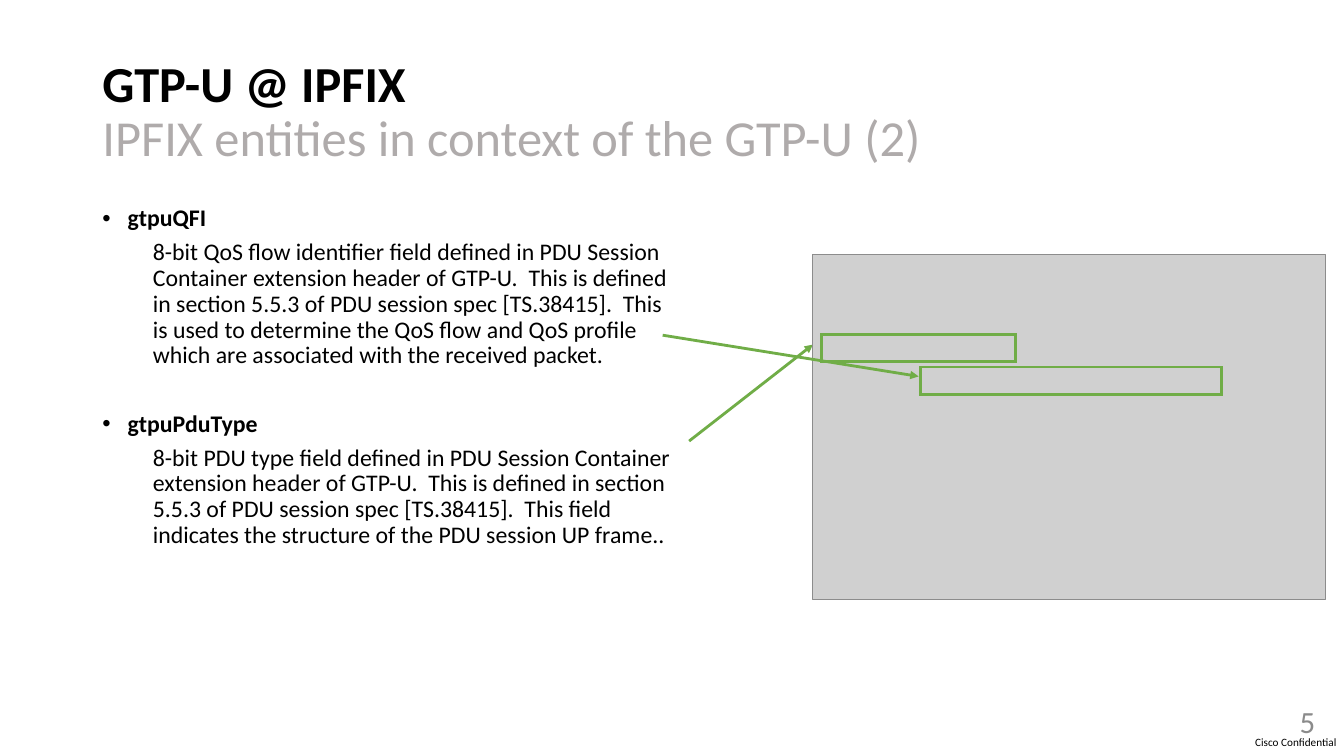
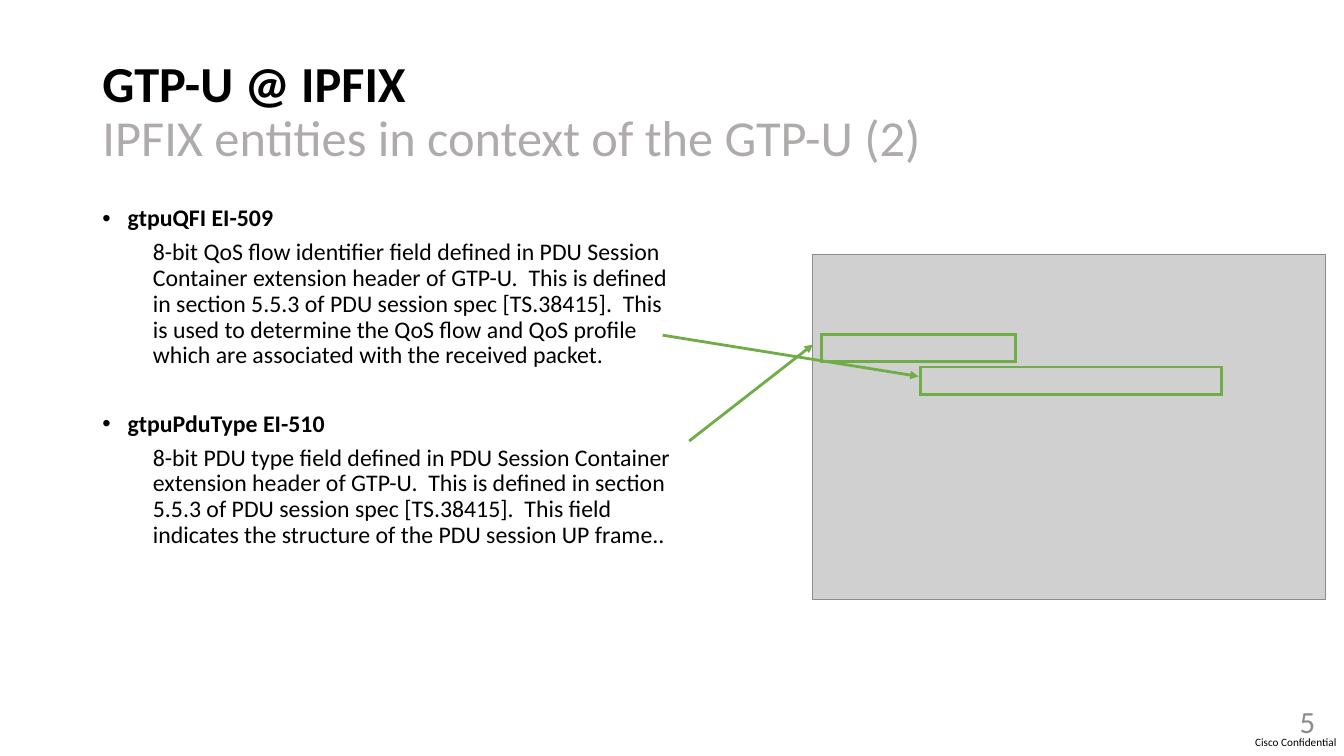
Before and after one commit to sriragop/draft-voyersriram-opsawg-ipfix-gtpu, a slide deck: slide 5 of draft-ietf-opsawg-ipfix-gtpu-00.pptx. Drawn at 1344x756 pixels with LibreOffice and Linux fonts; fonts in the diff are those of the drawing; grey boxes stand for pictures. Boxes give left, top, right and bottom in pixels: in the first picture for what was removed or moved away, otherwise in the second. Text is boxed around its words. In the diff, an @@ line names an element or a change of style, - is before the commit and + after.

```diff
--- a/draft-ietf-opsawg-ipfix-gtpu-00.pptx
+++ b/draft-ietf-opsawg-ipfix-gtpu-00.pptx
@@ text at [128,210,273,230]: text changed @@
-  • gtpuQFI
+  • gtpuQFI EI-509
@@ text at [128,415,324,436]: text changed @@
-• gtpuPduType
+• gtpuPduType EI-510
```
Also in this commit, not shown: 2 other slides changed, 2 other files.
